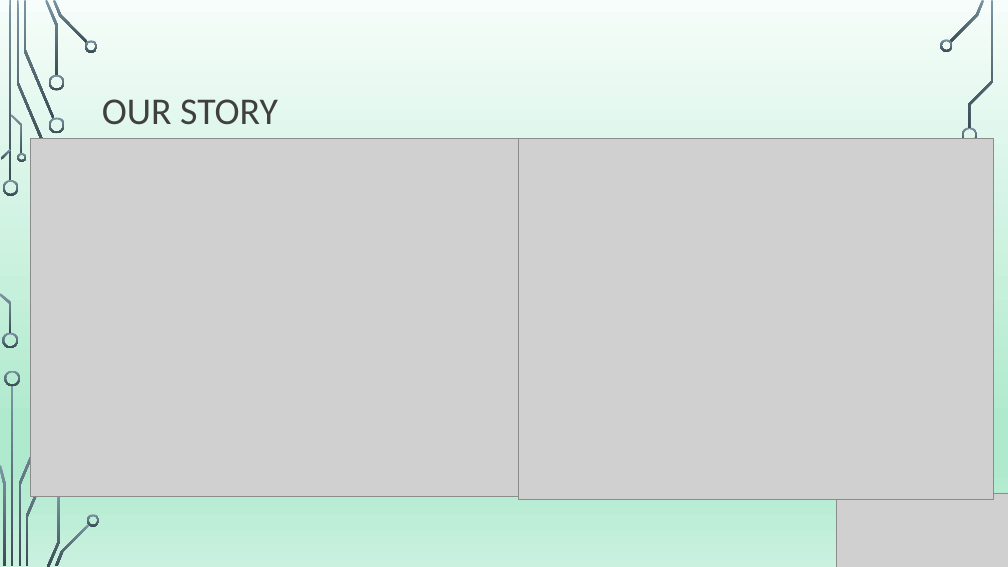
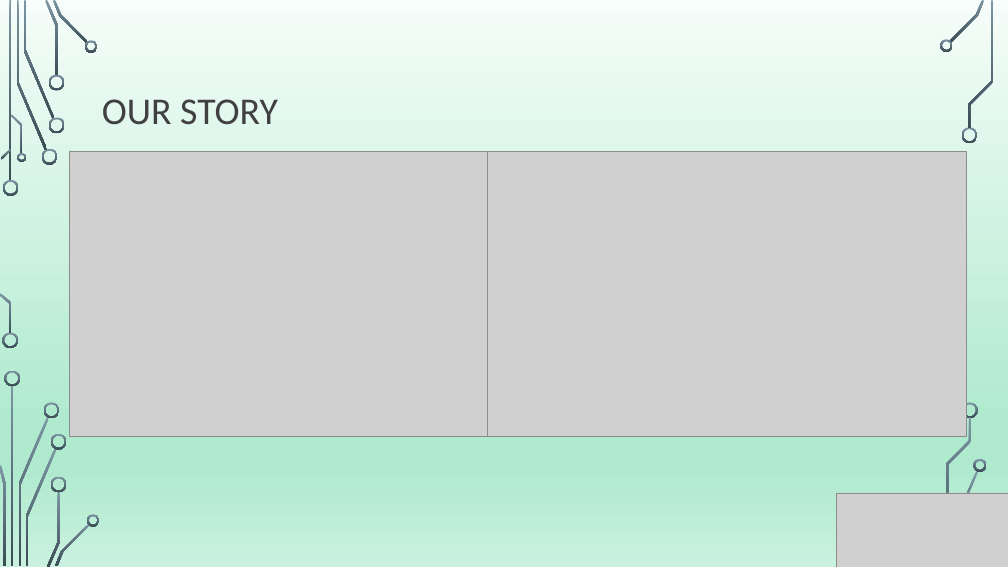
Before and after one commit to charlim26/Project-2-EV, a slide deck: slide 5 of Project2-EV Presentation.pptx. Drawn at 1008x567 pixels with LibreOffice and Linux fonts; fonts in the diff are those of the drawing; grey boxes stand for pictures; background and template pictures are left out. Boxes give left, top, right and bottom in pixels: in the first picture for what was removed or moved away, otherwise in the second. Text is boxed around its words. In the diff, an @@ line names an element or a change of style, - is before the commit and + after.

```diff
--- a/Project2-EV Presentation.pptx
+++ b/Project2-EV Presentation.pptx
@@ picture: place and size @@
-picture at box(31, 138, 524, 496)
+picture at box(70, 151, 488, 436)
@@ picture: place and size @@
-picture at box(519, 139, 994, 500)
+picture at box(488, 151, 966, 436)
@@ group added at box(42, 149, 987, 492): 6 freeform shapes @@
```
Also in this commit, not shown: 2 other slides changed.
